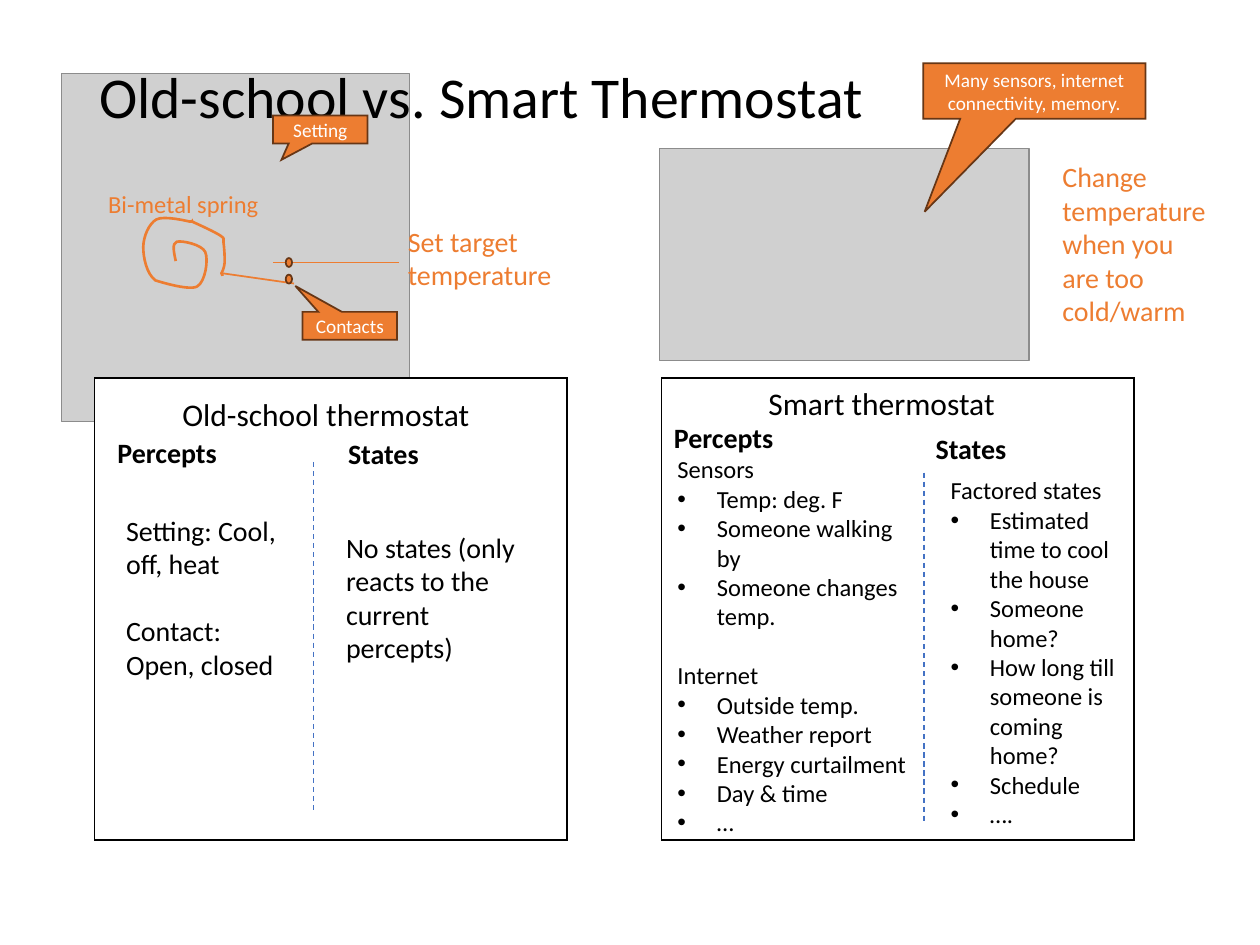
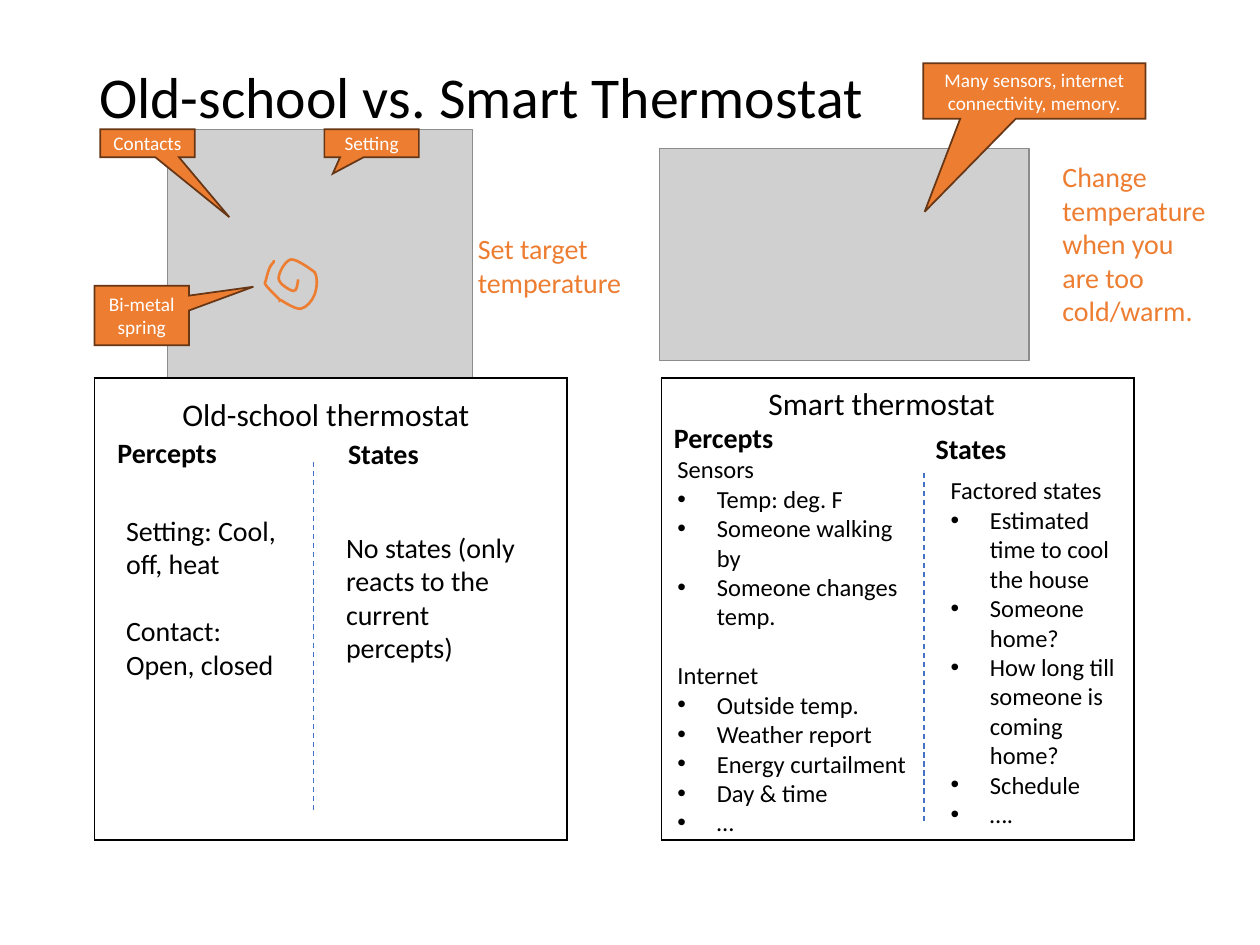
Before and after one commit to mhahsler/CS7320-AI, a slide deck: slide 27 of slides/02_agents.pptx. Drawn at 1260x945 pixels with LibreOffice and Linux fonts; fonts in the diff are those of the drawing; grey boxes stand for pictures. Boxes give left, top, right and bottom in pixels: in the first picture for what was removed or moved away, otherwise in the second. Text is boxed around its words. In the diff, an @@ line names an element or a change of style, - is before the commit and + after.

```diff
--- a/slides/02_agents.pptx
+++ b/slides/02_agents.pptx
@@ picture removed at <box>62,73,410,421</box> @@
@@ speech box "Contacts": place and size @@
-speech box "Contacts" at <box>302,312,397,340</box>
+speech box "Contacts" at <box>101,130,195,158</box>
@@ speech box "Contacts" at <box>101,130,195,158</box>: proportions changed @@
@@ picture added at <box>168,130,472,389</box> @@
@@ speech box "Setting": place and size @@
-speech box "Setting" at <box>273,116,368,144</box>
+speech box "Setting" at <box>324,130,418,158</box>
@@ text at <box>1062,167,1205,322</box>: text changed @@
-Change temperature when you are too cold/warm
+Change temperature when you are too cold/warm.
@@ text "Set target temperature" rewrapped from <box>408,229,551,292</box> to <box>478,241,621,298</box> @@
@@ freeform shape at <box>260,253,324,314</box>: rotation 0 to 199 degrees; outline redrawn @@
@@ group removed at <box>220,258,399,284</box>: 2 lines, 2 ellipses @@
@@ speech box "Bi-metal spring": place and size @@
-speech box "Bi-metal spring" at <box>108,196,258,219</box>
+speech box "Bi-metal spring" at <box>94,286,189,345</box>
@@ speech box "Bi-metal spring" at <box>94,286,189,345</box>: size 14 to 11 pt, text colour #ED7D31 to #FFFFFF; alignment left to centre; vertical alignment top to middle; fill none to #ED7D31; outline none to #683715 1 pt @@
```
Also in this commit, not shown: 1 other file.
